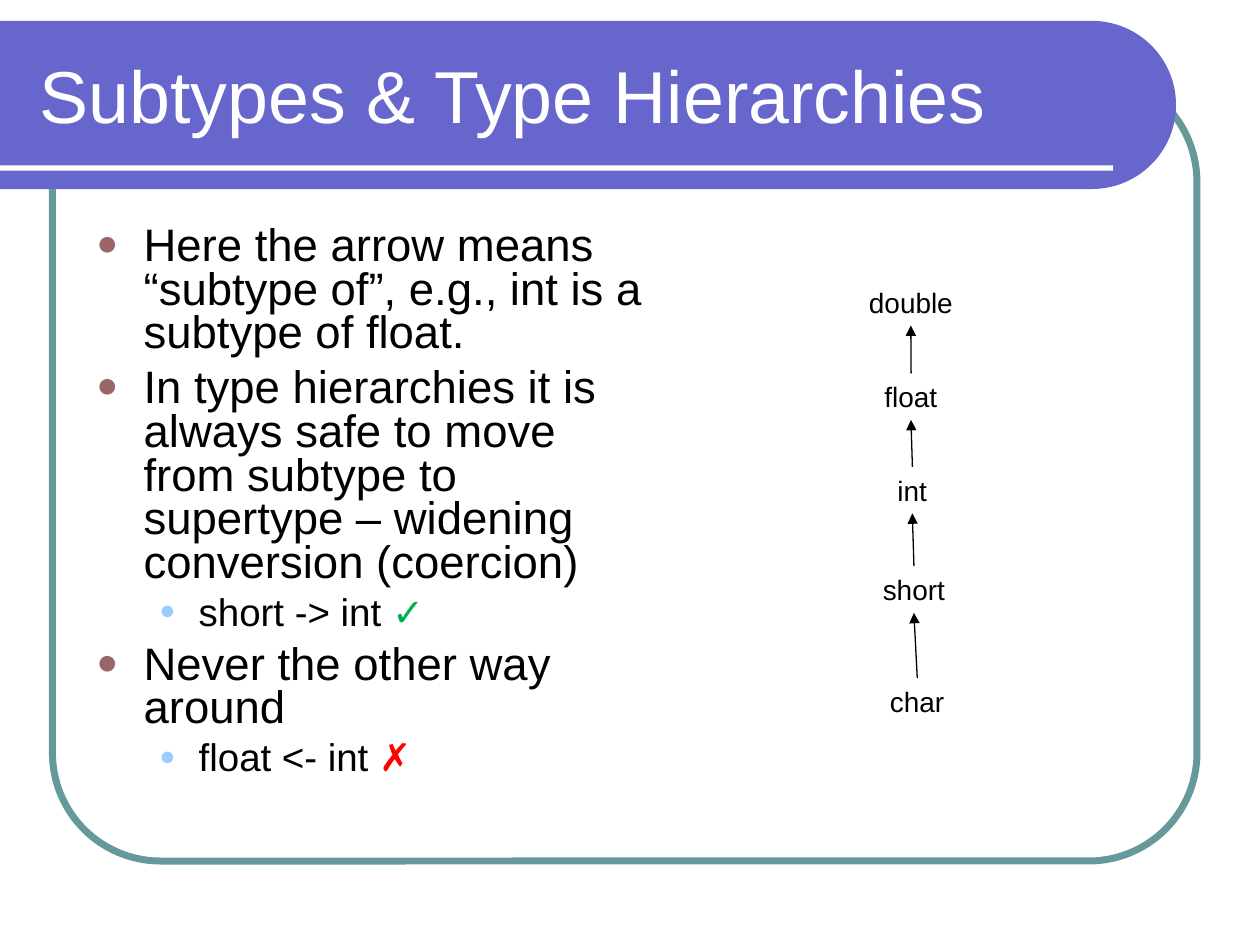
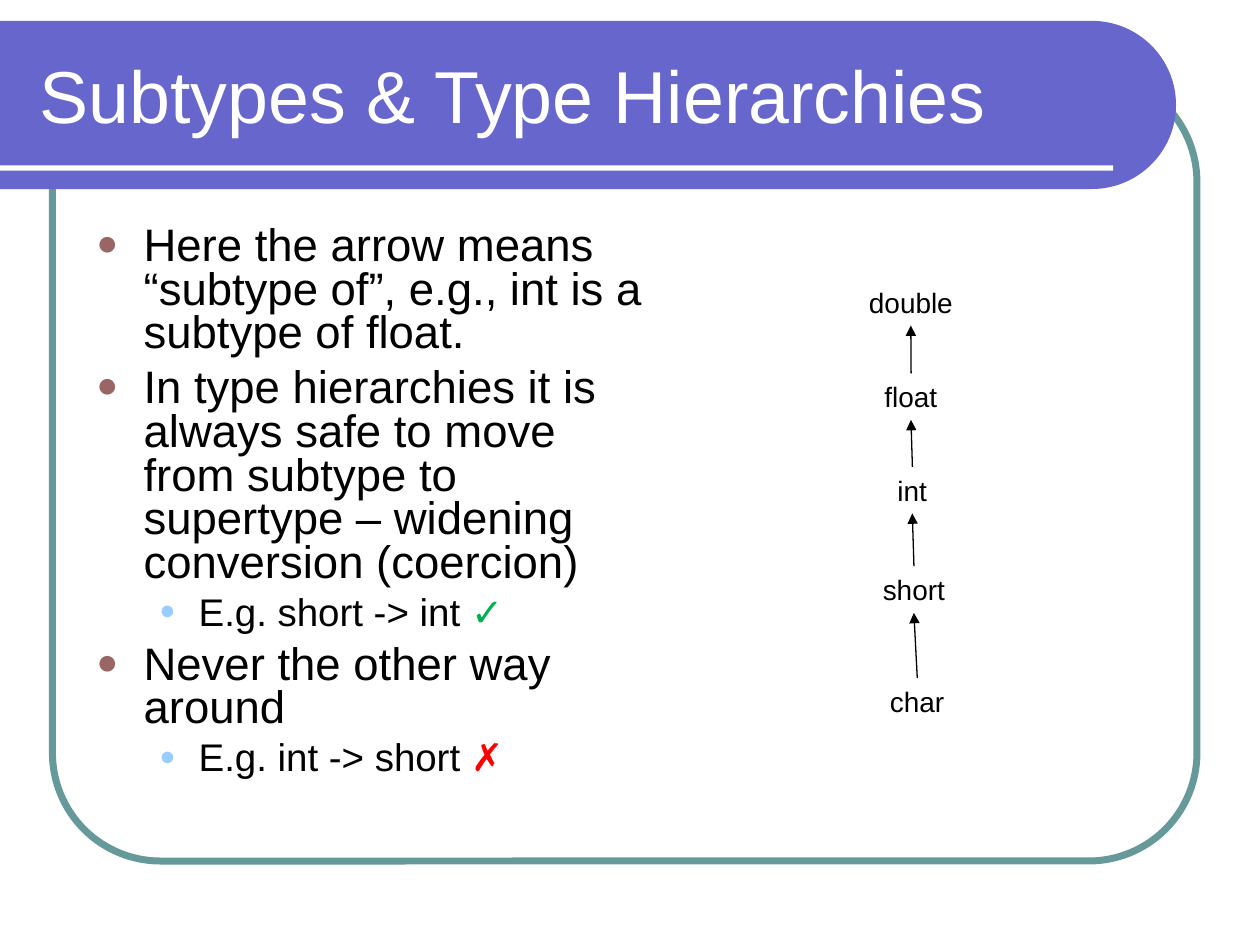
Before and after one commit to lutzhamel/CSC301, a slide deck: slide 7 of notes/csc301-ln003.ppt. Drawn at 1260x945 pixels with LibreOffice and Linux fonts; fonts in the diff are those of the drawing. Boxes give left, top, right and bottom in pixels: in the first picture for what was removed or moved away, otherwise in the second. Text is boxed around its words. In the diff, an @@ line names an element or a change of style, - is before the commit and + after.

```diff
--- a/notes/csc301-ln003.ppt
+++ b/notes/csc301-ln003.ppt
@@ text at box(199, 598, 461, 634): text changed @@
-  ● short -> int ✓
+  ● E.g. short -> int ✓
@@ text at box(199, 743, 460, 779): text changed @@
-  ● float <- int ✗
+  ● E.g. int -> short ✗
```
Also in this commit, not shown: 4 other slides changed, 1 slide added, 4 other files.
